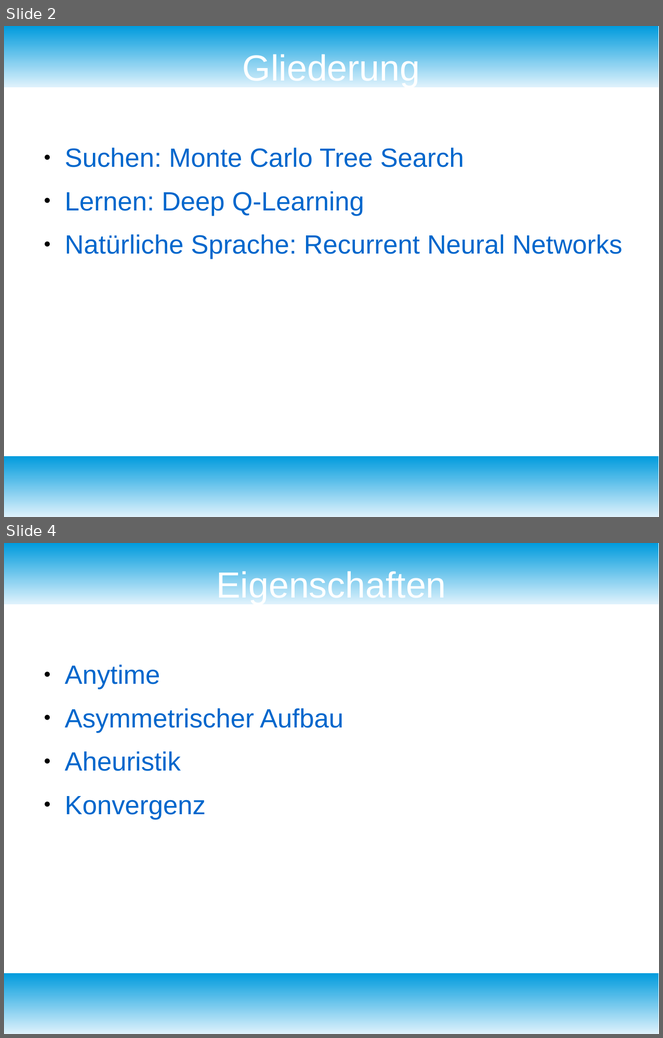
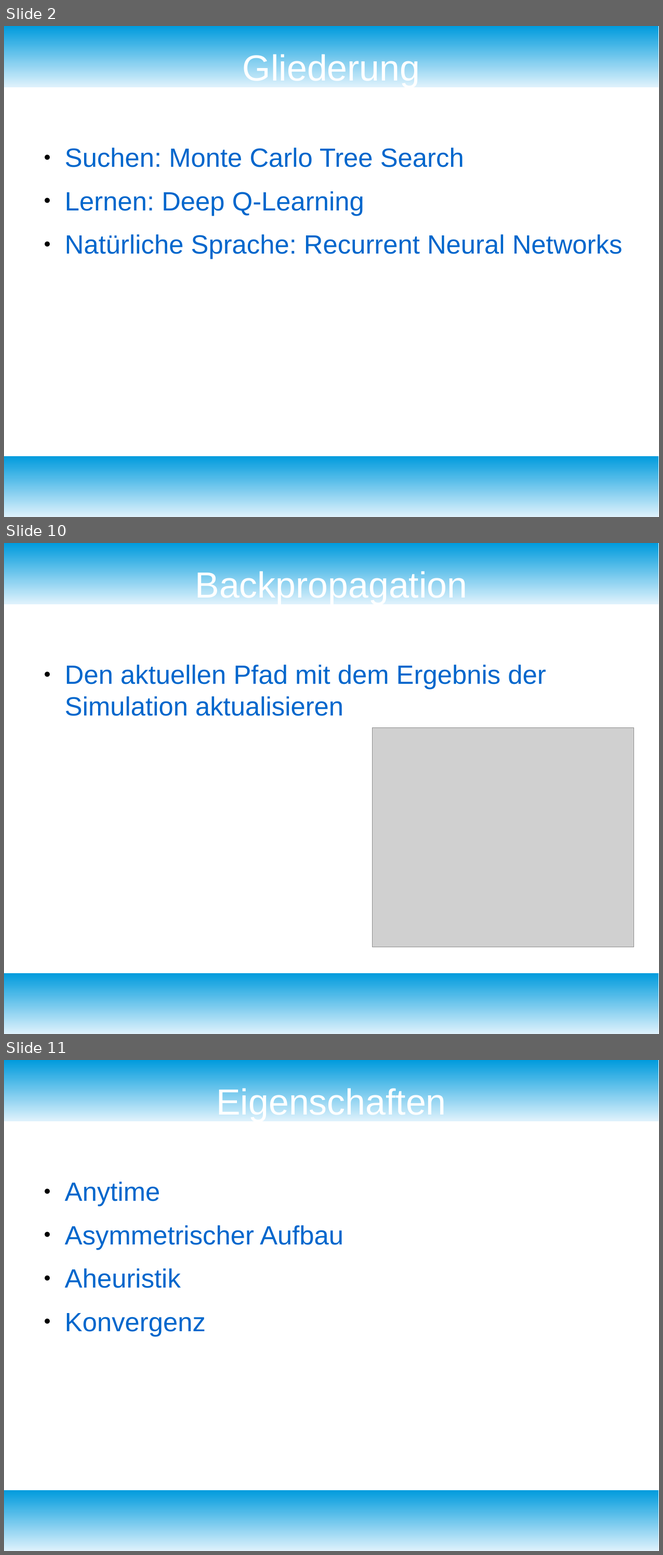
Before and after one commit to fnehmer/haw-is-assignment, a slide deck: Präsentation/is_praesentation.odp. Shown one above the other, each under a label of ours: slides 2 and 4 before the commit, slides 2, 10 and 11 after it; the slides between them are not shown. The pictures are 663x1038 and 663x1555 pixels, drawn with LibreOffice and Linux fonts; fonts in the diff are those of the drawing; grey boxes stand for pictures. Boxes give left, top, right and bottom in pixels: in the first picture for what was removed or moved away, otherwise in the second. Text is boxed around its words. In the diff, an @@ line names an element or a change of style, - is before the commit and + after.

```diff
--- a/Präsentation/is_praesentation.odp
+++ b/Präsentation/is_praesentation.odp
@@ slide 10 added at (x1=4, y1=543, x2=659, y2=1034), background #FFFFFF; not listed: 2 template elements that a slide beside it also shows @@
@@ title added at (x1=195, y1=568, x2=468, y2=604), 44 pt, text #FFFFFF @@
+Backpropagation
@@ text added at (x1=65, y1=665, x2=546, y2=716), 32 pt, text #0066CC @@
+● Den aktuellen Pfad mit dem Ergebnis der Simulation aktualisieren
@@ picture added at (x1=373, y1=728, x2=634, y2=947) @@
@@ what was slide 4 is now slide 11 @@
```
Also in this commit, not shown: 1 slide changed, 10 other slides added, 1 slide removed, 6 other files.
